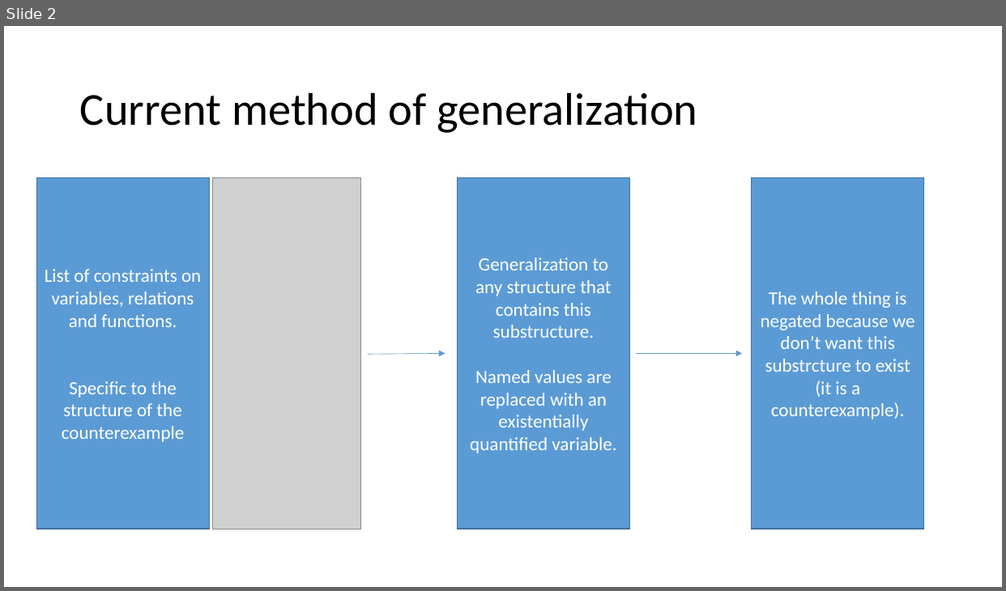
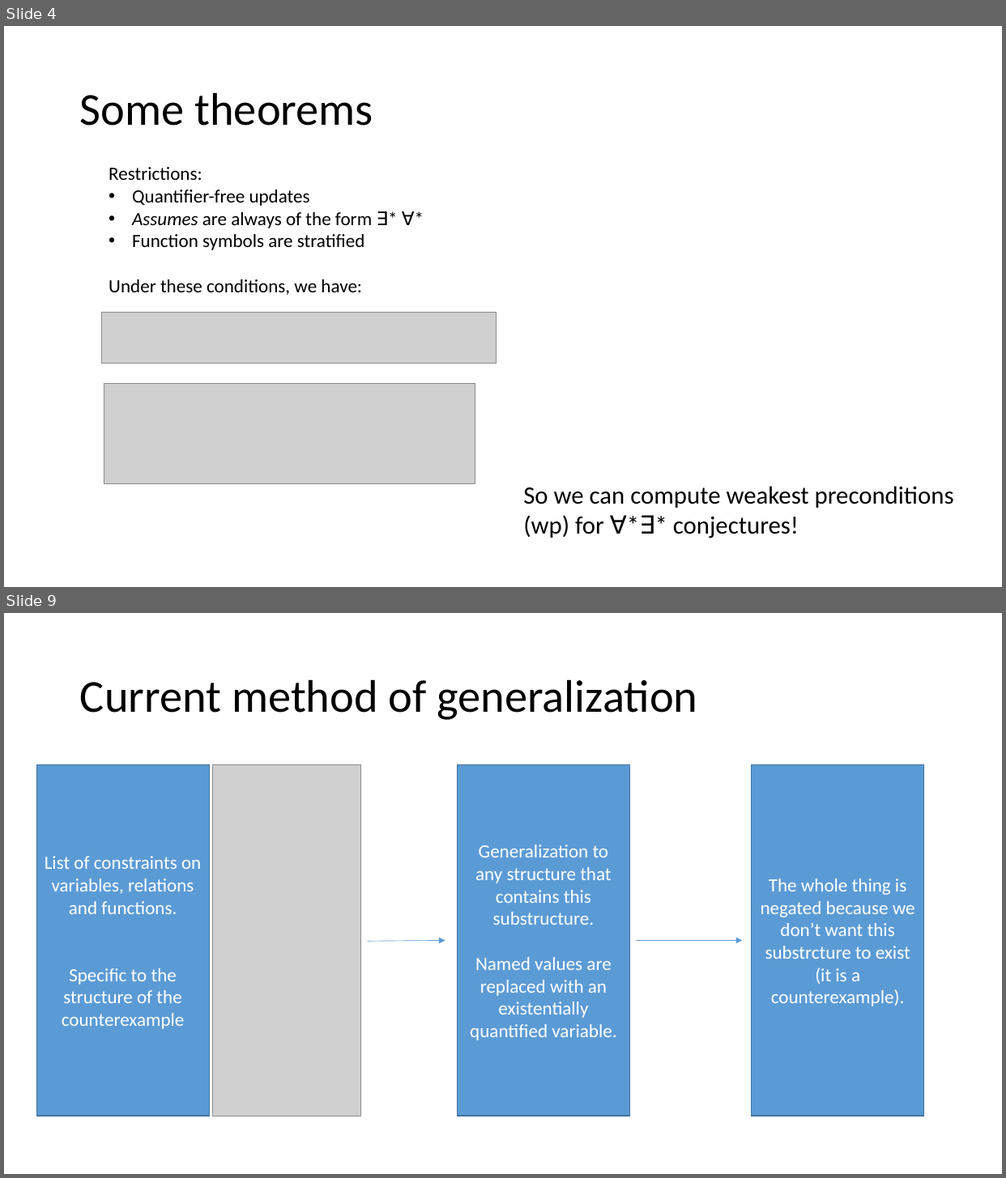
Before and after one commit to tjhance/ivy-research, a slide deck: interactive_proof/counterexample_generalization.pptx. Shown one above the other, each under a label of ours: slide 2 before the commit, slides 4 and 9 after it; the slides between them are not shown. The pictures are 1006x591 and 1006x1178 pixels, drawn with LibreOffice and Linux fonts; fonts in the diff are those of the drawing; grey boxes stand for pictures. Boxes give left, top, right and bottom in pixels: in the first picture for what was removed or moved away, otherwise in the second. Text is boxed around its words. In the diff, an @@ line names an element or a change of style, - is before the commit and + after.

```diff
--- a/interactive_proof/counterexample_generalization.pptx
+++ b/interactive_proof/counterexample_generalization.pptx
@@ slide 4 added at [4,26,1002,587], background #FFFFFF @@
@@ title added at [80,92,373,126], 44 pt, text #000000 @@
+Some theorems
@@ text added at [108,167,372,295], 18 pt, text #000000 @@
+Restrictions:
+• Quantifier-free updates
+• Assumes are always of the form ∃* ∀*
+• Function symbols are stratified
+Under these conditions, we have:
@@ picture added at [101,312,496,363] @@
@@ picture added at [104,383,475,484] @@
@@ text added at [523,486,954,539], 24 pt, text #000000 @@
+So we can compute weakest preconditions (wp) for ∀*∃* conjectures!
@@ what was slide 2 is now slide 9 @@
```
Also in this commit, not shown: 3 slides changed, 8 other slides added.
